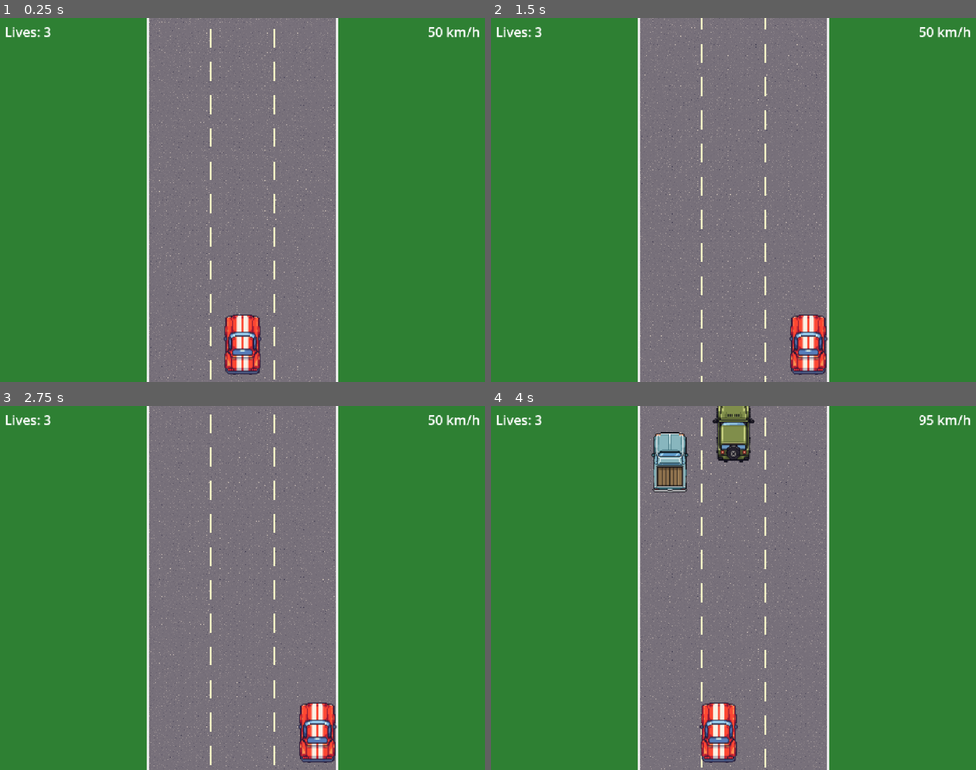
Above: before the commit, frames 1-4 (two rows, left to right).
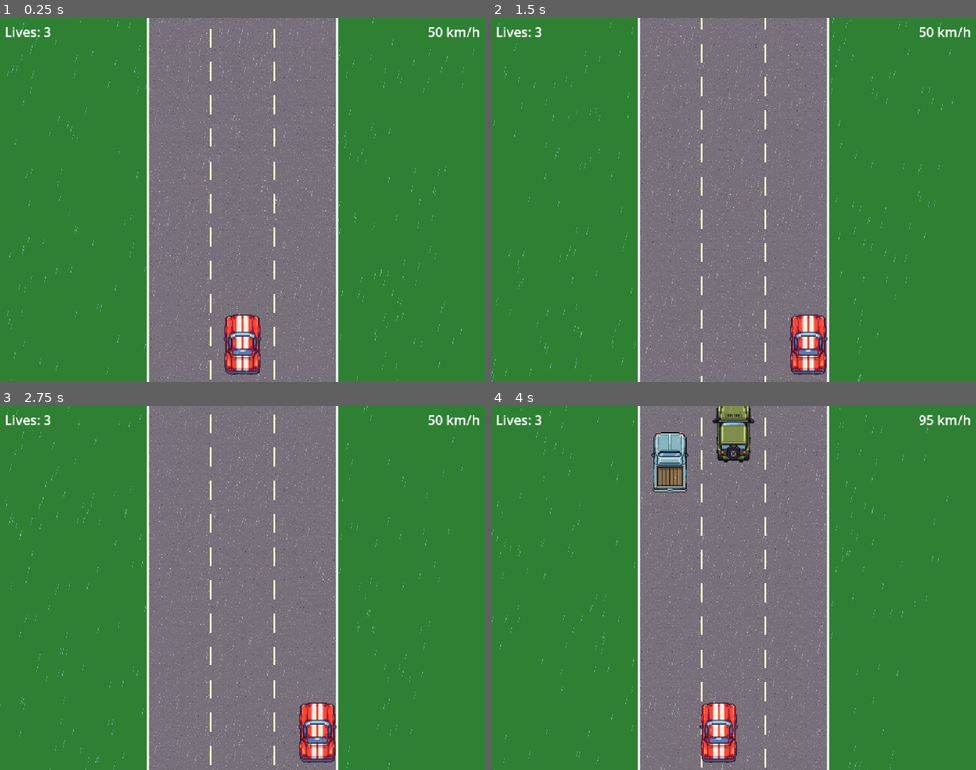
Above: after the commit, the same moments.

Repository: Antonio-Ingegnere/road-race
Game: Godot game, scene res://scenes/main.tscn
The game is run twice, just before and just after one commit, with the same random seed, the same clock (stepped at 60 frames per second) and the same inputs.
Inputs:
- Up to frame 1 (0.25 s): no input
- Up to frame 2 (1.5 s): tap Enter at 0.5 s; hold Right (ui_right) 0.53-1.28 s; hold Down (ui_down) from 1.28 s (still down)
- Up to frame 3 (2.75 s): release Down (ui_down) at 2.03 s; hold Right (ui_right) from 2.03 s (still down)
- Up to frame 4 (4 s): release Right (ui_right) at 2.78 s; hold Up (ui_up) 2.78-3.53 s; hold Left (ui_left) from 3.53 s (still down)

The runs differ from the first frame. In frame 1, 0.5% of the frame differs, in the area x 1-98%, y 0-100%; in frame 2, 0.5%; in frame 3, 0.5%; in frame 4, 0.5%.

Commit message:
Add rain effect and config file for day-night and rain settings
- Add config.cfg with [day_night] and [rain] sections (ConfigFile format)
- day_night.gd reads enabled and start_time from config on ready
- Add rain.gd: screen-space falling drops drawn with draw_line()
- Rain density controlled by drop_count (150=light, 300=medium, 600=heavy)
- Rain CanvasLayer at layer=2; bump HUD to layer=3, GameOverlay to layer=4

Co-Authored-By: Claude Sonnet 4.6 <noreply@anthropic.com>

Diff:
--- /dev/null
+++ b/config.cfg
@@ -0,0 +1,20 @@
+[day_night]
+
+; Enable or disable the day-night cycle. When false, the scene stays
+; fixed at whatever time start_time specifies.
+enabled = false
+
+; Starting time in seconds within the 60-second cycle:
+;   0.0  - 20.0  = day
+;   20.0 - 30.0  = dusk
+;   30.0 - 50.0  = night
+;   50.0 - 60.0  = dawn
+start_time = 10.0
+
+[rain]
+
+; Enable or disable the rain effect.
+enabled = true
+
+; Number of raindrops on screen at once (e.g. 150 = light, 300 = medium, 600 = heavy).
+drop_count = 300
--- a/scenes/main.tscn
+++ b/scenes/main.tscn
@@ -6,7 +6,8 @@
 [ext_resource type="Script" uid="uid://bvk0l4ju72eov" path="res://scripts/car.gd" id="4_carscr"]
 [ext_resource type="Texture2D" uid="uid://cexsq42cr6wh5" path="res://assets/car.png" id="5_cartex"]
 [ext_resource type="Script" uid="uid://bgkmlei8lj03s" path="res://scripts/day_night.gd" id="6_dnscr"]
-[ext_resource type="Script" path="res://scripts/lights.gd" id="7_lightsscr"]
+[ext_resource type="Script" uid="uid://x5lffdyqe2v3" path="res://scripts/lights.gd" id="7_lightsscr"]
+[ext_resource type="Script" uid="uid://dkhnyf5fhrb1d" path="res://scripts/rain.gd" id="8_rainscr"]
 
 [node name="Main" type="Node2D" unique_id=722060991]
 script = ExtResource("1_mainscr")
@@ -35,13 +36,18 @@
 color = Color(0, 0, 0, 0)
 
 [node name="Lights" type="CanvasLayer" parent="." unique_id=555666777]
-layer = 1
 
 [node name="LightsDraw" type="Node2D" parent="Lights" unique_id=555666778]
 script = ExtResource("7_lightsscr")
 
+[node name="Rain" type="CanvasLayer" parent="." unique_id=777888999]
+layer = 2
+
+[node name="RainDraw" type="Node2D" parent="Rain" unique_id=777888998]
+script = ExtResource("8_rainscr")
+
 [node name="HUD" type="CanvasLayer" parent="." unique_id=312456789]
-layer = 2
+layer = 3
 
 [node name="LivesLabel" type="Label" parent="HUD" unique_id=312456791]
 offset_left = 10.0
@@ -62,7 +68,7 @@
 horizontal_alignment = 2
 
 [node name="GameOverlay" type="CanvasLayer" parent="." unique_id=1154509141]
-layer = 3
+layer = 4
 visible = false
 
 [node name="BG" type="ColorRect" parent="GameOverlay" unique_id=1964106045]
--- a/scripts/day_night.gd
+++ b/scripts/day_night.gd
@@ -12,11 +12,22 @@
 var intensity: float = 0.0  # 0 = full day, 1 = full night (read by lights.gd)
 
 var _time := 0.0
+var _cycle_enabled := true
 @onready var _overlay: ColorRect = $Overlay
 
 
+func _ready() -> void:
+	var cfg := ConfigFile.new()
+	if cfg.load("res://config.cfg") == OK:
+		_time = clamp(float(cfg.get_value("day_night", "start_time", 0.0)), 0.0, CYCLE)
+		_cycle_enabled = bool(cfg.get_value("day_night", "enabled", true))
+	intensity = _compute_intensity(_time / CYCLE)
+	_overlay.color = _sky_color(intensity)
+
+
 func _process(delta: float) -> void:
-	_time = fmod(_time + delta, CYCLE)
+	if _cycle_enabled:
+		_time = fmod(_time + delta, CYCLE)
 	var p := _time / CYCLE
 	intensity = _compute_intensity(p)
 	_overlay.color = _sky_color(intensity)
--- /dev/null
+++ b/scripts/rain.gd
@@ -0,0 +1,41 @@
+extends Node2D
+
+const DROP_SPEED := 700.0
+const DROP_DIR   := Vector2(-0.21, 0.98)  # slight left lean, ~normalized
+const DROP_LEN   := 15.0
+
+var _drops: PackedVector2Array
+
+
+func _ready() -> void:
+	var cfg := ConfigFile.new()
+	var enabled := false
+	var count := 300
+	if cfg.load("res://config.cfg") == OK:
+		enabled = bool(cfg.get_value("rain", "enabled", false))
+		count = int(cfg.get_value("rain", "drop_count", 300))
+	if not enabled:
+		set_process(false)
+		return
+	var vp := get_viewport_rect()
+	_drops.resize(count)
+	for i in range(count):
+		_drops[i] = Vector2(randf() * vp.size.x, randf() * vp.size.y)
+
+
+func _process(delta: float) -> void:
+	var vp := get_viewport_rect()
+	var step: Vector2 = DROP_DIR * DROP_SPEED * delta
+	for i in range(_drops.size()):
+		var p: Vector2 = _drops[i] + step
+		if p.y > vp.size.y:
+			p = Vector2(randf() * vp.size.x, -DROP_LEN)
+		_drops[i] = p
+	queue_redraw()
+
+
+func _draw() -> void:
+	var color := Color(0.75, 0.88, 1.00, 0.40)
+	var tail: Vector2 = DROP_DIR * DROP_LEN
+	for p in _drops:
+		draw_line(p, p + tail, color, 1.0)
